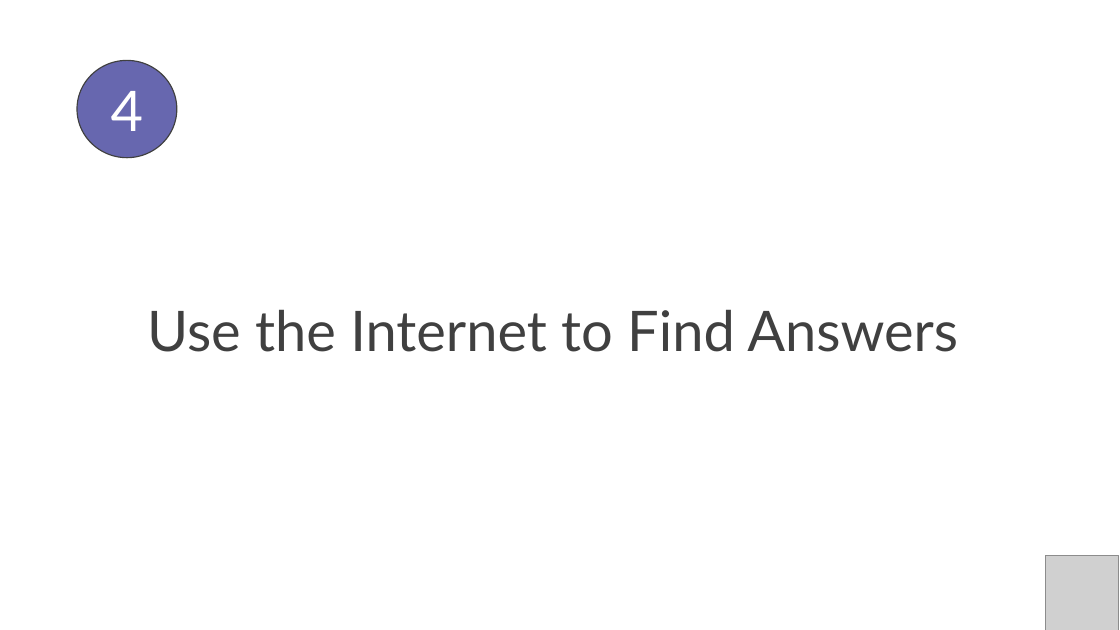
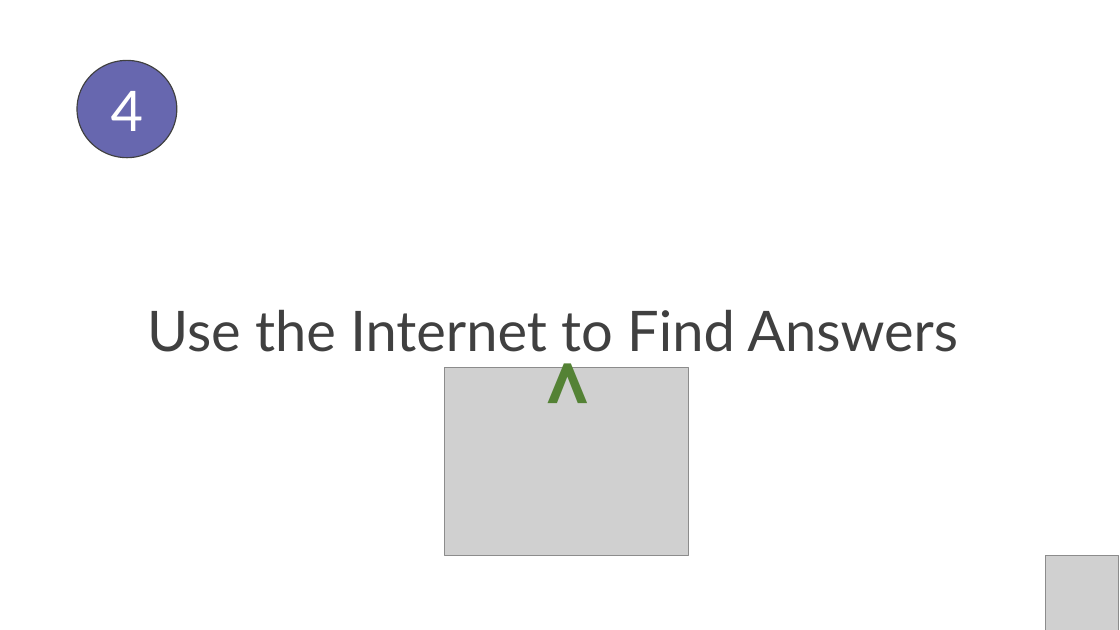
Before and after one commit to PracticumAI/python-for-ai, a slide deck: slide 7 of presentations/01_intro_to_python.pptx. Drawn at 1120x630 pixels with LibreOffice and Linux fonts; fonts in the diff are those of the drawing; grey boxes stand for pictures. Boxes give left, top, right and bottom in pixels: in the first picture for what was removed or moved away, otherwise in the second. Text is boxed around its words. In the diff, an @@ line names an element or a change of style, - is before the commit and + after.

Commit message:
Update slides

```diff
--- a/presentations/01_intro_to_python.pptx
+++ b/presentations/01_intro_to_python.pptx
@@ text added at <box>537,328,597,472</box>, 96 pt, text #548235 @@
+^
@@ picture added at <box>445,367,689,555</box> @@
```
Also in this commit, not shown: 4 slides removed, 6 other files.
